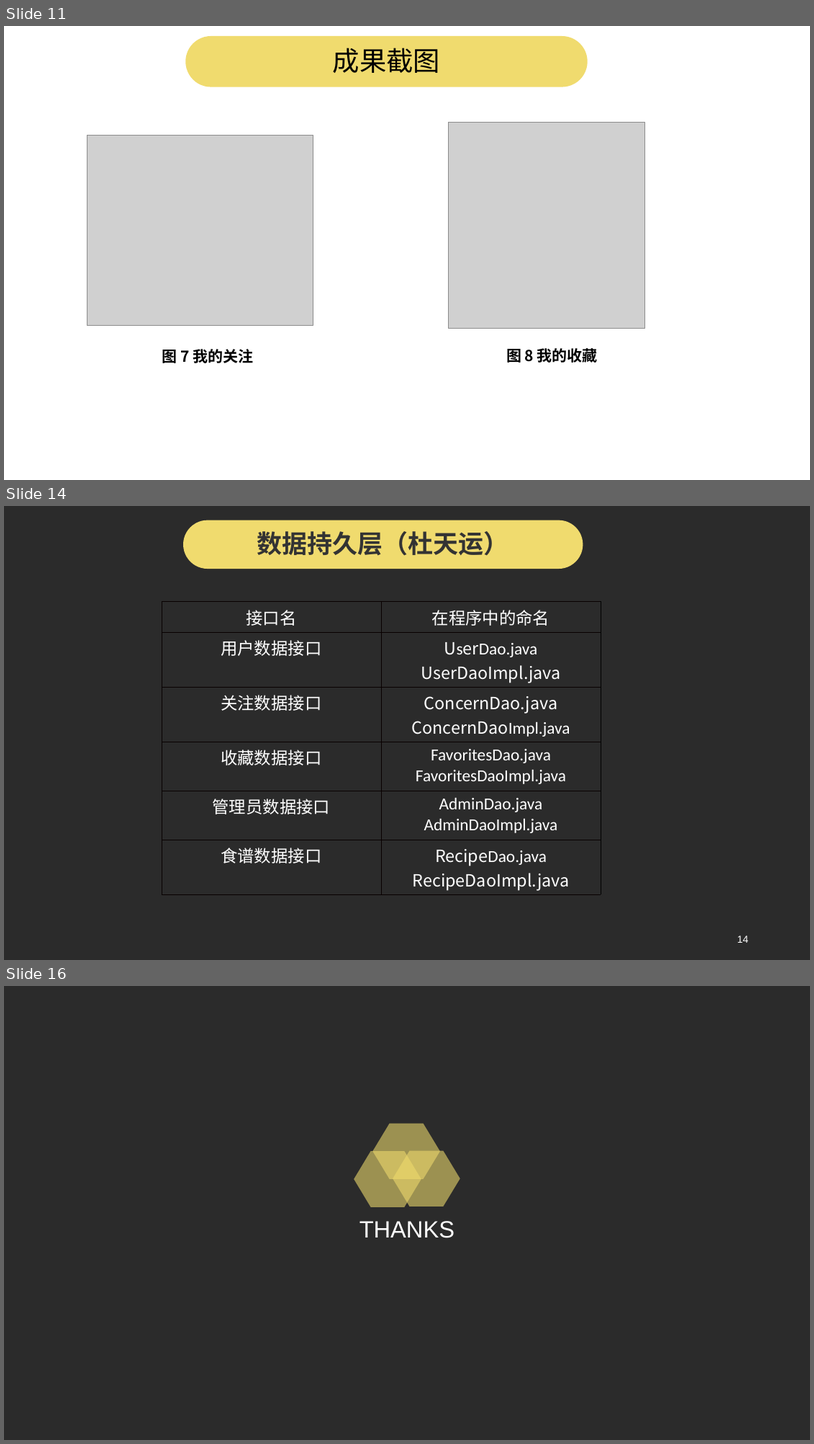
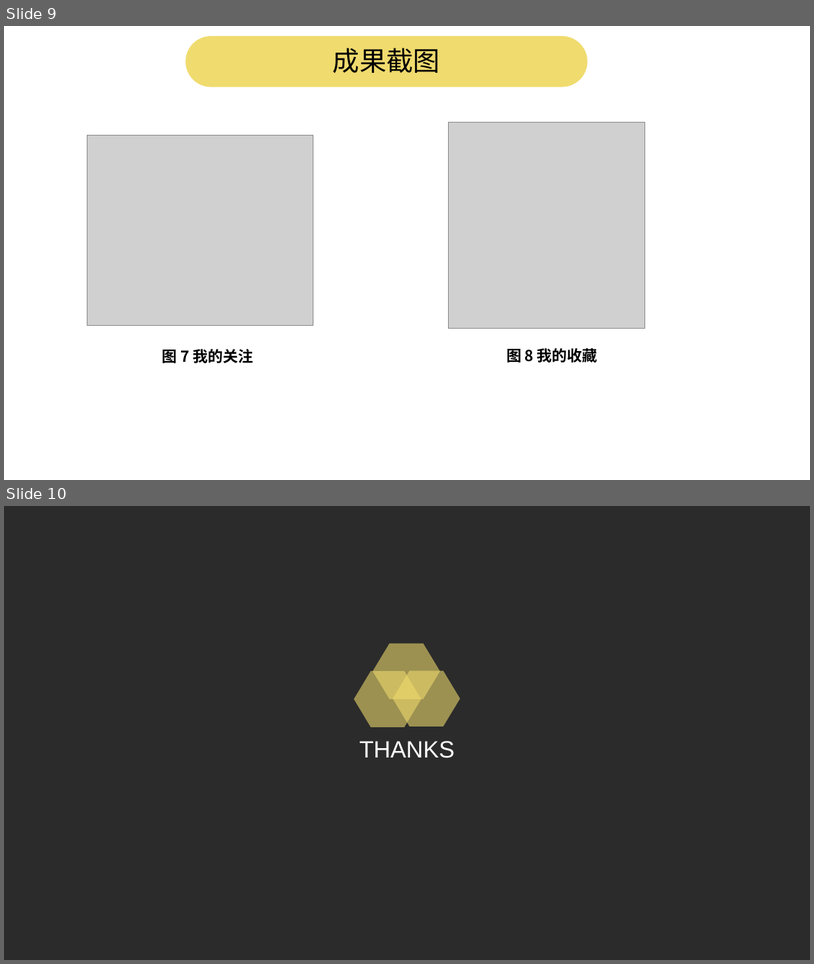
Before and after one commit to pwalan/Food_of_World, a slide deck: 小学期/面向领域实践2成果汇报.ppt. Shown one above the other, each under a label of ours: slides 11, 14 and 16 before the commit, slides 9 and 10 after it; the slides between them are not shown. The pictures are 814x1444 and 814x964 pixels, drawn with LibreOffice and Linux fonts; fonts in the diff are those of the drawing; grey boxes stand for pictures; background and template pictures are left out; a plain dark background stands for a picture behind light text. Boxes give left, top, right and bottom in pixels: in the first picture for what was removed or moved away, otherwise in the second. Text is boxed around its words. In the diff, an @@ line names an element or a change of style, - is before the commit and + after.

```diff
--- a/小学期/面向领域实践2成果汇报.ppt
+++ b/小学期/面向领域实践2成果汇报.ppt
@@ slide 14 removed at box(4, 506, 810, 960), background picture (left out) @@
@@ rounded rectangle removed at box(183, 520, 583, 568) @@
-数据持久层（杜天运）
@@ table removed at box(162, 602, 602, 893), 6 rows, 2 columns @@
-接口名 | 在程序中的命名
-用户数据接口 | UserDao.java / UserDaoImpl.java
-关注数据接口 | ConcernDao.java / ConcernDaoImpl.java
-收藏数据接口 | FavoritesDao.java / FavoritesDaoImpl.java
-管理员数据接口 | AdminDao.java / AdminDaoImpl.java
-食谱数据接口 | RecipeDao.java / RecipeDaoImpl.java
@@ page number removed at box(738, 935, 749, 942) @@
-14
@@ what was slide 11 is now slide 9 @@
@@ what was slide 16 is now slide 10 @@
```
Also in this commit, not shown: 1 slide changed, 1 slide added, 6 other slides removed, 2 other files.
